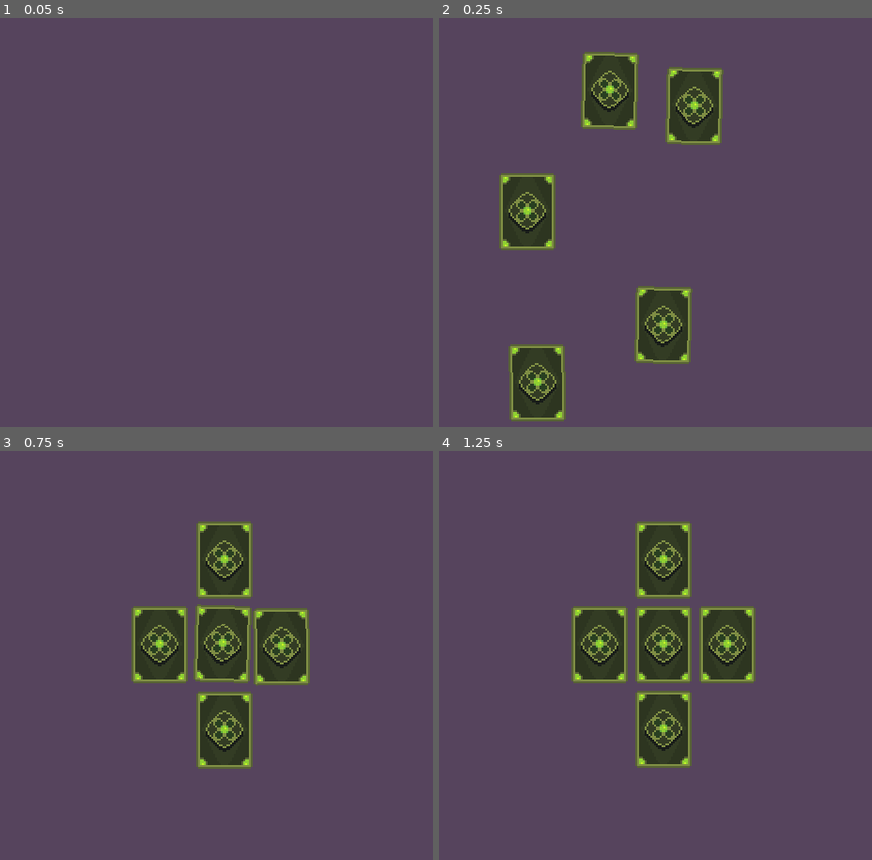
Above: before the commit, frames 1-4 (two rows, left to right).
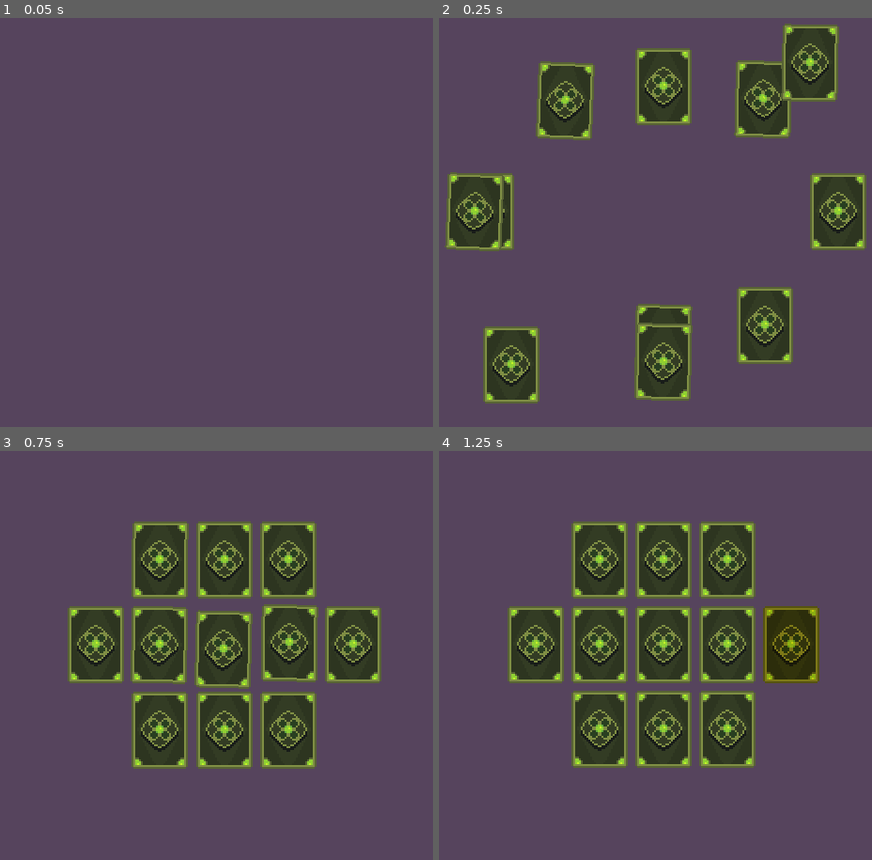
Above: after the commit, the same moments.

Repository: guilhermesgb/lonely-memory-game
Game: Godot game, scene res://Board.tscn
Same seed, same stepped clock (60 frames per second), same inputs: the game is played once before the commit and once after it.
Inputs (mouse positions are in pixels of both pictures, inside the frame that each line leads up to):
- Up to frame 1 (0.05 s): no input
- Up to frame 2 (0.25 s): no input
- Up to frame 3 (0.75 s): move the mouse to (346, 622) at 0.52 s; click (346, 622) at 0.67 s
- Up to frame 4 (1.25 s): no input

Frame 1 is identical in both runs. In frame 2, 28% of the frame differs, in the area x 1-99%, y 1-99%; in frame 3, 18%; in frame 4, 15%.

Commit message:
Basic counting of points

Diff:
--- a/Board.gd
+++ b/Board.gd
@@ -3,6 +3,7 @@
 const Global = preload("Global.gd")
 
 signal preparation_done
+signal earnable_points_updated(points)
 
 export(int) var CURRENT_LEVEL = 1
 
@@ -17,11 +18,19 @@
 var cardsSelectedForReveal = []
 var cardSelectedForWin = null
 
+var earnablePoints = 0
+var earnedPeeks = 0
+var fullPassesCount = 0
+
 func _ready():
 	rng.randomize()
+	calculate_earnable_points()
 	occupy_excess_slots()
 	keep_unoccupied_slots()
 	free_excess_cards()
+
+func calculate_earnable_points():
+	earnablePoints = 50 * CURRENT_LEVEL
 
 func occupy_excess_slots():
 	for slot in slots:
@@ -71,6 +80,7 @@
 	if (occupiedSlotsCounter == slots.size()):
 		assign_types_to_cards()
 		emit_signal("preparation_done")
+		emit_signal("earnable_points_updated", earnablePoints)
 		timer.start()
 
 func assign_types_to_cards():
@@ -120,6 +130,8 @@
 		if revealed_cards_form_pair(selection):
 			block_revealed_cards(selection)
 
+			punish_by_decreasing_earnable_points()
+
 		else:
 			block_selected_cards(selection)
 
@@ -182,6 +194,8 @@
 			card.set_as_selectable(false)
 			thereWereCardsToUnblock = true
 
+			fullPassesCount = fullPassesCount + 1
+
 	return thereWereCardsToUnblock
 
 func win_with_remaining_card(card):
@@ -201,3 +215,9 @@
 	for card in cards:
 		if card.is_selected_for_win():
 			card.set_as_selectable(false)
+
+func punish_by_decreasing_earnable_points():
+	var totalEarnablePoints = 50 * CURRENT_LEVEL
+
+	earnablePoints = earnablePoints - (floor(totalEarnablePoints / cards.size()) * 2)
+	emit_signal("earnable_points_updated", earnablePoints)
--- a/Board.tscn
+++ b/Board.tscn
@@ -6,6 +6,7 @@
 
 [node name="Board" type="Node2D"]
 script = ExtResource( 2 )
+CURRENT_LEVEL = 4
 
 [node name="Slot" parent="." instance=ExtResource( 3 )]
 position = Vector2( 164.908, 120.137 )
